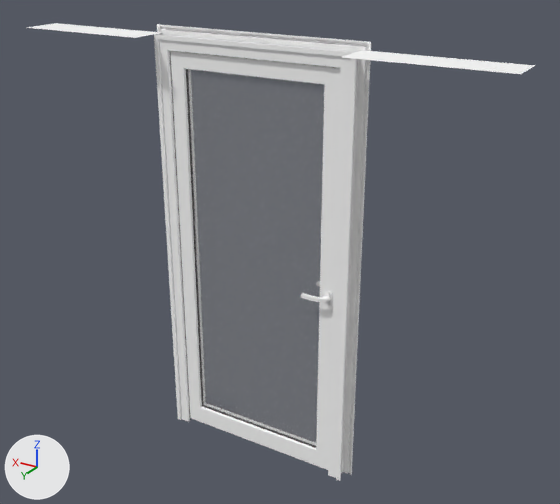
Renders of the glTF model public/models/door.glb from each side of a commit.
Camera for both pictures: a camera (50 mm lens) standing at (-72.5, 115.6, 102.3) and looking at (-3.0, -0.3, 44.4). The axes (+X, +Y, +Z) are drawn at lower left. The lights are the same throughout. Where no turn or scale is listed for an object, it has been applied to the vertices. Vertices at the same position are counted once.

In view in the first picture: 'Material2', 'Material2.004', 'Material2.005'.
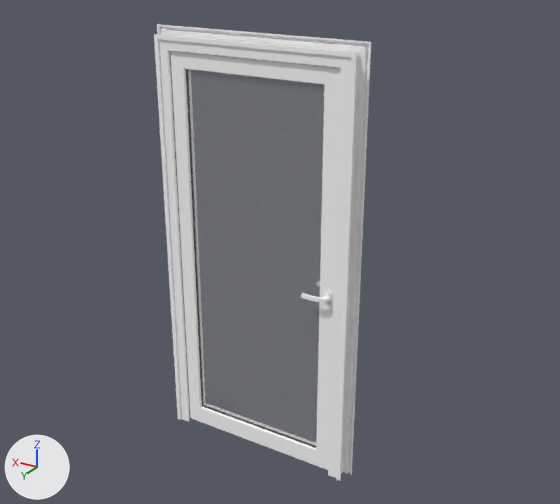
Commit message: Update door model

Boxes [x1, y1, x2, y2] around the edits, measured in the pictures (560 x 504 px):
'Material2', reshaped (60% narrower): before [26, 23, 535, 478]; after [159, 38, 360, 478]
part 1 of me_material2, deleted: before [342, 50, 535, 74]
part 2 of me_material2, deleted: before [26, 23, 161, 38]

The change, as a diff of the scene's bpy script:
```diff
--- a/public/models/door.glb.py
+++ b/public/models/door.glb.py
@@ me_material2 @@
 me_material2.from_pydata(...)  # 516 vertices, 937 faces; spans x 0.8..95.3, y 0.1..8.7, z 0.0..83.1
 # used by ob_material2; location = (-46.8, 0.0, 0.0)
+# me_material2 part 1: the loose piece of 4 vertices spanning x 0.8..28.0, y 0.8..8.7, z 83.1 is deleted
+# me_material2 part 2: the loose piece of 4 vertices spanning x 68.1..95.3, y 0.8..8.7, z 83.1 is deleted
 me_material2.materials.append(mat_material)
```
